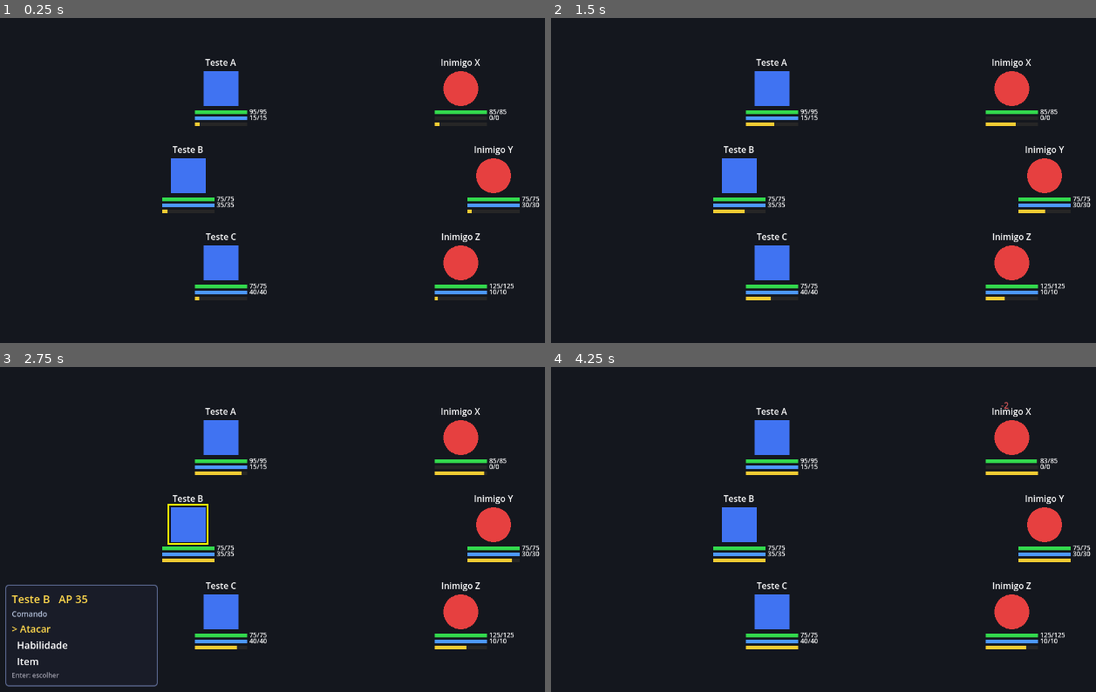
Above: before the commit, frames 1-4 (two rows, left to right).
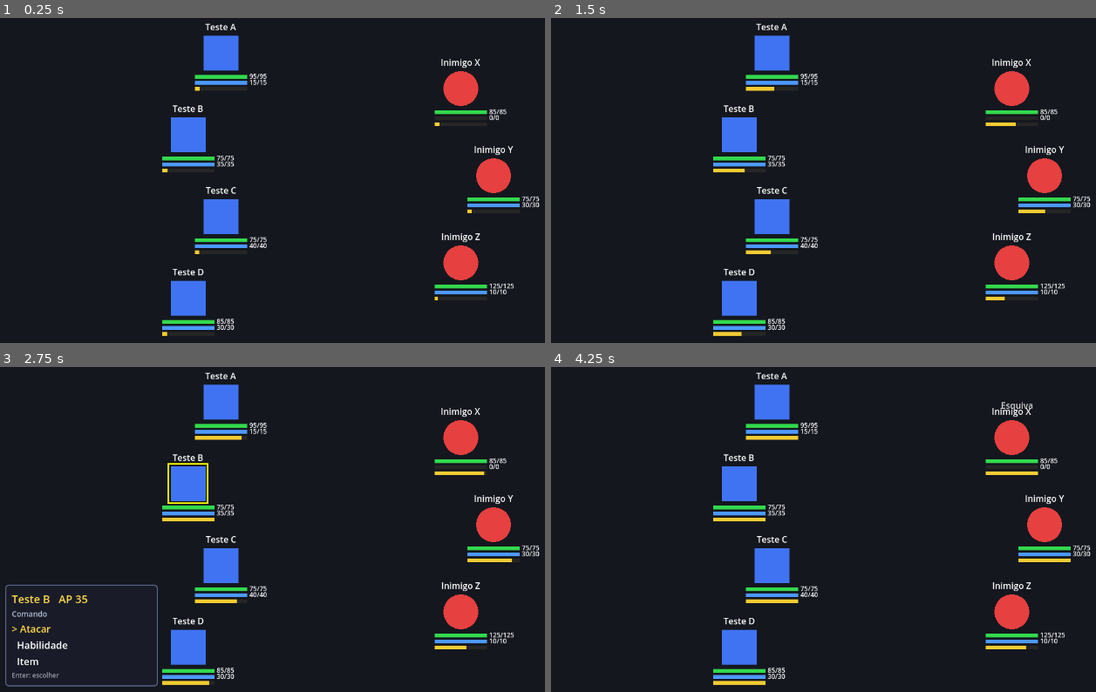
Above: after the commit, the same moments.

Repository: alexzjss/vat
Game: Godot game, scene res://battle/battle_scene.tscn
Same seed, same stepped clock (60 frames per second), same inputs: the game is played once before the commit and once after it. This scene is started directly instead of the project's main scene.
Inputs (mouse positions are in pixels of both pictures, inside the frame that each line leads up to):
- Up to frame 1 (0.25 s): no input
- Up to frame 2 (1.5 s): tap Enter (ui_accept) at 0.5, 0.77, 1.25 s; move the mouse to (1046, 154) at 0.52 s; hold Right (move_right) 0.53-1.25 s; hold Shift 0.53-1.25 s; click (1046, 154) at 0.67 s; drag from (752, 196) to (856, 255) at 1.27 s
- Up to frame 3 (2.75 s): tap Enter (ui_accept) at 2 s; move the mouse to (408, 438) at 2.02 s; hold Right (move_right) from 2.03 s (still down); tap Ctrl at 2.1 s
- Up to frame 4 (4.25 s): release Right (move_right) at 2.75 s; tap Enter (ui_accept) at 2.75, 3.5, 3.77 s; drag from (856, 604) to (681, 464) at 2.77 s; move the mouse to (outside the picture) at 3.52 s; hold Left (move_left) from 3.53 s (still down); tap Alt at 3.6 s

The runs differ from the first frame. In frame 1, 6.9% of the frame differs, in the area x 29-49%, y 1-98%; in frame 2, 7.1%; in frame 3, 7.5%; in frame 4, 7.4%.

Commit message:
feat(battle): batalhas com ate quatro herois
Co-Authored-By: Claude Opus 5.5 <noreply@anthropic.com>

Diff:
--- a/game/battle/battle_scene.gd
+++ b/game/battle/battle_scene.gd
@@ -78,7 +78,8 @@
 	if ctrl != null:
 		return
 	var heroes: Array[HeroState] = []
-	for d: CharacterDef in test_heroes:
+	# Só os 4 primeiros (máximo de ativos); HeroSpot1..4.
+	for d: CharacterDef in test_heroes.slice(0, GameState.MAX_ACTIVE):
 		heroes.append(HeroState.create(d, balance))
 	start(heroes)
 
--- a/game/battle/battle_scene.tscn
+++ b/game/battle/battle_scene.tscn
@@ -19,11 +19,12 @@
 [ext_resource type="Script" path="res://battle/debug_panel.gd" id="17_dp"]
 [ext_resource type="Script" path="res://battle/result_screen.gd" id="18_rs"]
 [ext_resource type="Script" path="res://battle/level_up_screen.gd" id="19_lu"]
+[ext_resource type="Resource" path="res://data/test/heroes/teste_d.tres" id="20_hd"]
 
 [node name="BattleScene" type="Node2D"]
 script = ExtResource("1_bs")
 balance = ExtResource("2_bal")
-test_heroes = Array[ExtResource("3_cd")]([ExtResource("4_ha"), ExtResource("5_hb"), ExtResource("6_hc")])
+test_heroes = Array[ExtResource("3_cd")]([ExtResource("4_ha"), ExtResource("5_hb"), ExtResource("6_hc"), ExtResource("20_hd")])
 enemy_defs = Array[ExtResource("7_ed")]([ExtResource("8_ex"), ExtResource("9_ey"), ExtResource("10_ez")])
 start_items = Array[ExtResource("11_id")]([ExtResource("12_ip"), ExtResource("13_ie"), ExtResource("14_ir")])
 start_item_counts = Array[int]([3, 2, 1])
@@ -35,13 +36,16 @@
 color = Color(0.08, 0.09, 0.12, 1)
 
 [node name="HeroSpot1" type="Marker2D" parent="."]
-position = Vector2(420, 200)
+position = Vector2(420, 135)
 
 [node name="HeroSpot2" type="Marker2D" parent="."]
-position = Vector2(360, 360)
+position = Vector2(360, 285)
 
 [node name="HeroSpot3" type="Marker2D" parent="."]
-position = Vector2(420, 520)
+position = Vector2(420, 435)
+
+[node name="HeroSpot4" type="Marker2D" parent="."]
+position = Vector2(360, 585)
 
 [node name="EnemySpot1" type="Marker2D" parent="."]
 position = Vector2(860, 200)
--- /dev/null
+++ b/game/tests/test_battle_four.gd
@@ -0,0 +1,120 @@
+extends GutTest
+
+## Batalhas com até 4 heróis: cena isolada (4 primeiros test_heroes) e mapa (formação ativa em ordem).
+
+const BATTLE: String = "res://battle/battle_scene.tscn"
+const MAP: String = "res://world/local_map.tscn"
+const FIVE: Array[String] = ["teste_a", "teste_b", "teste_c", "teste_d", "teste_e"]
+
+func _defs(ids: Array[String]) -> Array[CharacterDef]:
+	var out: Array[CharacterDef] = []
+	for id: String in ids:
+		out.append(load("res://data/test/heroes/%s.tres" % id) as CharacterDef)
+	return out
+
+func _map(state: GameState) -> LocalMap:
+	var map: LocalMap = (load(MAP) as PackedScene).instantiate() as LocalMap
+	map.auto_battle = true
+	map.dice_seed = 7
+	add_child_autofree(map)
+	map.setup(state, &"Entry")
+	return map
+
+func _touch(map: LocalMap) -> BattleScene:
+	var e := EncounterDef.new()
+	e.id = &"teste"
+	var list: Array[EnemyDef] = [Fixtures.enemy_def(&"x", Stats.make(1, 1, 1, 0), 100)]
+	e.enemies = list
+	var enemy: MapEnemy = map.get_node("Enemy") as MapEnemy
+	enemy.encounter = e
+	enemy.touched.emit(enemy)
+	assert_not_null(map.battle, "batalha começou")
+	map.battle.set_process(false)
+	return map.battle
+
+func _ids(b: BattleState) -> Array[StringName]:
+	var out: Array[StringName] = []
+	for c: Combatant in b.heroes:
+		out.append(c.hero_state.def.id)
+	return out
+
+func test_standalone_battle_has_four_heroes_at_spots() -> void:
+	var s: BattleScene = (load(BATTLE) as PackedScene).instantiate() as BattleScene
+	add_child_autofree(s)
+	s.set_process(false)
+	await wait_process_frames(2)
+	assert_eq(s.test_heroes.size(), 4, "teste_e fica fora da batalha isolada")
+	var b: BattleState = s.ctrl.b
+	assert_eq(b.heroes.size(), 4)
+	for i: int in 4:
+		assert_eq(b.heroes[i].hero_state.def.id, s.test_heroes[i].id)
+		assert_eq(b.heroes[i].position, (s.get_node("HeroSpot%d" % (i + 1)) as Marker2D).position)
+
+func test_battle_uses_formation_order() -> void:
+	var cfg: BalanceConfig = Fixtures.cfg()
+	var state: GameState = GameState.new_game(cfg, _defs(FIVE), [] as Array[ItemDef], [] as Array[int],
+			Dice.new(7), &"local", &"Entry")
+	assert_eq(state.heroes.size(), 4)
+	assert_eq(state.reserve.size(), 1)
+	assert_true(state.swap(state.heroes[0], state.heroes[3]))
+	var expected: Array[StringName] = []
+	for h: HeroState in state.heroes:
+		expected.append(h.def.id)
+	var map: LocalMap = _map(state)
+	var s: BattleScene = _touch(map)
+	var b: BattleState = s.ctrl.b
+	assert_eq(_ids(b), expected, "ordem da formação")
+	assert_eq(expected[0], &"teste_d")
+	var spots: Array[Vector2] = (map.get_node("Arena") as BattleArena).hero_positions()
+	assert_eq(spots.size(), 4)
+	for i: int in 4:
+		assert_eq(b.heroes[i].position, spots[i])
+	var reserve_h: HeroState = state.reserve[0]
+	for c: Combatant in b.all():
+		assert_ne(c.hero_state, reserve_h, "reserva não luta")
+	# Vitória: reserva não ganha XP.
+	var xp_before: int = reserve_h.xp
+	var steps: int = 0
+	while s.ctrl.outcome == BattleController.Outcome.ONGOING and steps < 20000:
+		s.ctrl.tick(0.1)
+		steps += 1
+	assert_eq(s.ctrl.outcome, BattleController.Outcome.VICTORY)
+	assert_false(s.last_xp.has(reserve_h.def.id), "reserva fora do XP")
+	assert_eq(reserve_h.xp, xp_before)
+	assert_true(s.last_xp.size() > 0)
+
+func test_battle_with_two_actives_uses_first_two_spots() -> void:
+	var cfg: BalanceConfig = Fixtures.cfg()
+	var state: GameState = GameState.new_game(cfg, _defs(["teste_a", "teste_b"] as Array[String]),
+			[] as Array[ItemDef], [] as Array[int], Dice.new(7), &"local", &"Entry")
+	var map: LocalMap = _map(state)
+	var s: BattleScene = _touch(map)
+	var b: BattleState = s.ctrl.b
+	assert_eq(b.heroes.size(), 2)
+	var spots: Array[Vector2] = (map.get_node("Arena") as BattleArena).hero_positions()
+	assert_eq(b.heroes[0].position, spots[0])
+	assert_eq(b.heroes[1].position, spots[1])
+
+func _assert_fit(spots: Array[Vector2], center_y: float, label: String) -> void:
+	assert_eq(spots.size(), 4, label)
+	for i: int in spots.size():
+		assert_between(spots[i].y, center_y - 360.0, center_y + 360.0, "%s %d na tela" % [label, i])
+		for j: int in range(i + 1, spots.size()):
+			assert_gte(absf(spots[i].y - spots[j].y), 150.0, "%s %d/%d separados" % [label, i, j])
+
+func test_four_heroes_fit_on_screen_without_overlap() -> void:
+	var s: BattleScene = (load(BATTLE) as PackedScene).instantiate() as BattleScene
+	s.auto_battle = true
+	add_child_autofree(s)
+	s.set_process(false)
+	var bs: Array[Vector2] = []
+	for i: int in 4:
+		var n: String = "HeroSpot%d" % (i + 1)
+		assert_true(s.has_node(n), n)
+		if s.has_node(n):
+			bs.append((s.get_node(n) as Marker2D).position)
+	_assert_fit(bs, 360.0, "batalha")
+	var map: LocalMap = (load(MAP) as PackedScene).instantiate() as LocalMap
+	add_child_autofree(map)
+	var arena: BattleArena = map.get_node("Arena") as BattleArena
+	_assert_fit(arena.hero_positions(), arena.center().y, "arena")
--- a/game/tests/test_battle_scene.gd
+++ b/game/tests/test_battle_scene.gd
@@ -97,7 +97,7 @@
 	s.set_process(false)
 	await wait_process_frames(2)
 	assert_not_null(s.ctrl, "cena inicia sozinha (F5)")
-	assert_eq(s.ctrl.b.heroes.size(), 3)
+	assert_eq(s.ctrl.b.heroes.size(), 4)
 
 func _view_hit(amount: int, dodged: bool) -> String:
 	var v: CombatantView = (load("res://battle/combatant_view.tscn") as PackedScene).instantiate() as CombatantView
--- a/game/tests/test_game_flow.gd
+++ b/game/tests/test_game_flow.gd
@@ -84,11 +84,12 @@
 	assert_eq(_player().global_position, _marker("Start").global_position)
 	assert_eq(game.state.save_map, &"overworld")
 	assert_eq(game.state.save_spawn, &"Start")
-	assert_eq(game.state.heroes.size(), 3, "três heróis de teste")
+	assert_eq(game.state.heroes.size(), 4, "quatro heróis ativos")
+	assert_eq(game.state.reserve.size(), 1, "teste_e na reserva")
 	assert_false(game.busy)
 
 func test_starting_content_matches_m1() -> void:
-	assert_eq(game.party.size(), 3)
+	assert_eq(game.party.size(), 5)
 	assert_eq(game.start_items.size(), 3)
 	assert_eq(game.start_item_counts, [3, 2, 1] as Array[int])
 	for i: int in game.start_items.size():
--- a/game/world/battle_arena.gd
+++ b/game/world/battle_arena.gd
@@ -1,7 +1,8 @@
 class_name BattleArena
 extends Node2D
 
-## Marcadores de posicao da cena de batalha no mapa (HeroSpot1..3, EnemySpot1..N).
+## Marcadores de posicao da cena de batalha no mapa (HeroSpot1..4, EnemySpot1..N).
+## A LocalMap usa os primeiros hero_positions() conforme o numero de herois ativos.
 
 func hero_positions() -> Array[Vector2]:
 	return _spots("HeroSpot")
--- a/game/world/game.tscn
+++ b/game/world/game.tscn
@@ -11,11 +11,13 @@
 [ext_resource type="Resource" path="res://data/test/items/eter.tres" id="9_ie"]
 [ext_resource type="Resource" path="res://data/test/items/reviver.tres" id="10_ir"]
 [ext_resource type="Script" path="res://world/fade.gd" id="11_fade"]
+[ext_resource type="Resource" path="res://data/test/heroes/teste_d.tres" id="12_hd"]
+[ext_resource type="Resource" path="res://data/test/heroes/teste_e.tres" id="13_he"]
 
 [node name="Game" type="Node"]
 script = ExtResource("1_game")
 balance = ExtResource("2_bal")
-party = Array[ExtResource("3_cd")]([ExtResource("4_ha"), ExtResource("5_hb"), ExtResource("6_hc")])
+party = Array[ExtResource("3_cd")]([ExtResource("4_ha"), ExtResource("5_hb"), ExtResource("6_hc"), ExtResource("12_hd"), ExtResource("13_he")])
 start_items = Array[ExtResource("7_id")]([ExtResource("8_ip"), ExtResource("9_ie"), ExtResource("10_ir")])
 start_item_counts = Array[int]([3, 2, 1])
 
--- a/game/world/local_map.gd
+++ b/game/world/local_map.gd
@@ -93,7 +93,7 @@
 	battle.finished.connect(_on_battle_finished)
 	add_child(battle)
 	# Síncrono logo após add_child: o _auto_start adiado da cena só é pulado se ctrl já existir.
-	battle.start_with(state.heroes, defs, arena.hero_positions(), arena.enemy_positions(defs.size()),
+	battle.start_with(state.heroes, defs, arena.hero_positions().slice(0, state.heroes.size()), arena.enemy_positions(defs.size()),
 			state.inventory, from_pos)
 
 func _on_battle_finished(outcome: BattleController.Outcome) -> void:
--- a/game/world/local_map.tscn
+++ b/game/world/local_map.tscn
@@ -181,13 +181,16 @@
 script = ExtResource("6")
 
 [node name="HeroSpot1" type="Marker2D" parent="Arena"]
-position = Vector2(-280, -150)
+position = Vector2(-280, -225)
 
 [node name="HeroSpot2" type="Marker2D" parent="Arena"]
-position = Vector2(-340, 0)
+position = Vector2(-340, -75)
 
 [node name="HeroSpot3" type="Marker2D" parent="Arena"]
-position = Vector2(-280, 150)
+position = Vector2(-280, 75)
+
+[node name="HeroSpot4" type="Marker2D" parent="Arena"]
+position = Vector2(-340, 225)
 
 [node name="EnemySpot1" type="Marker2D" parent="Arena"]
 position = Vector2(180, -90)
Not shown, added: game/tests/test_battle_four.gd.uid
